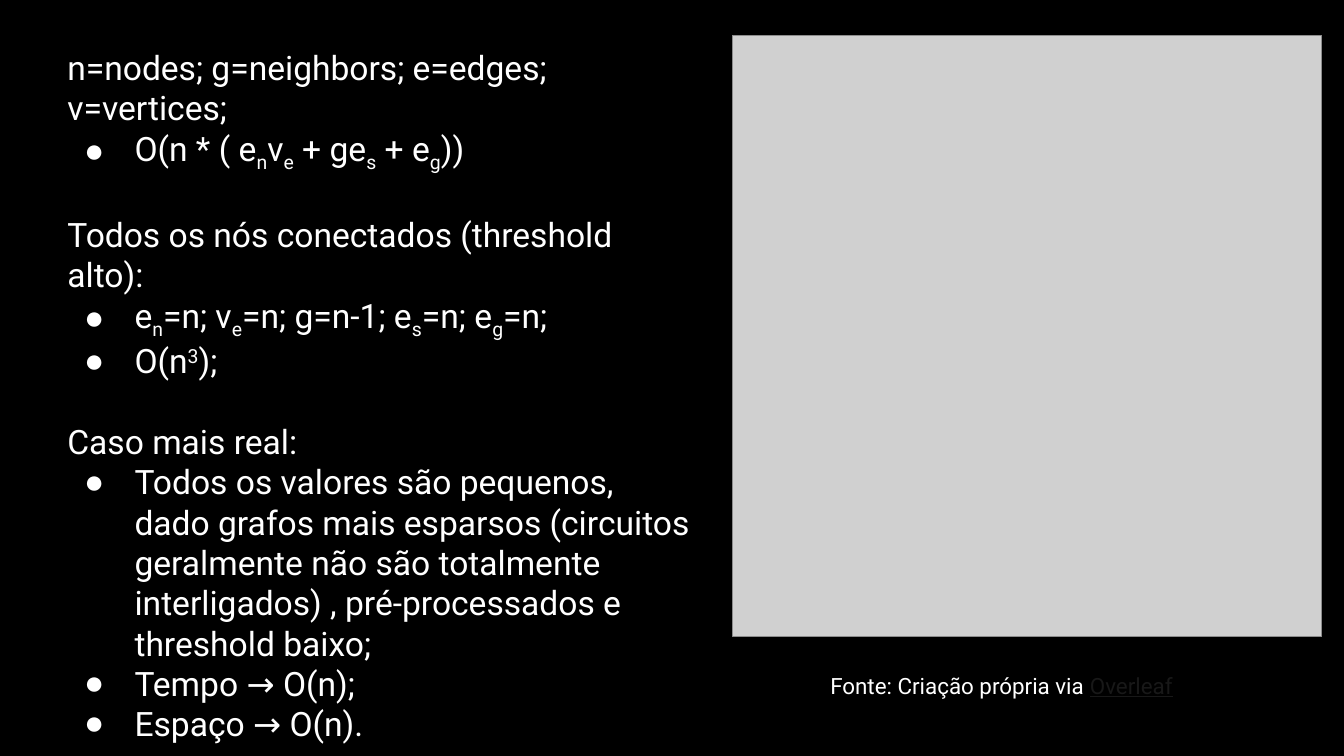
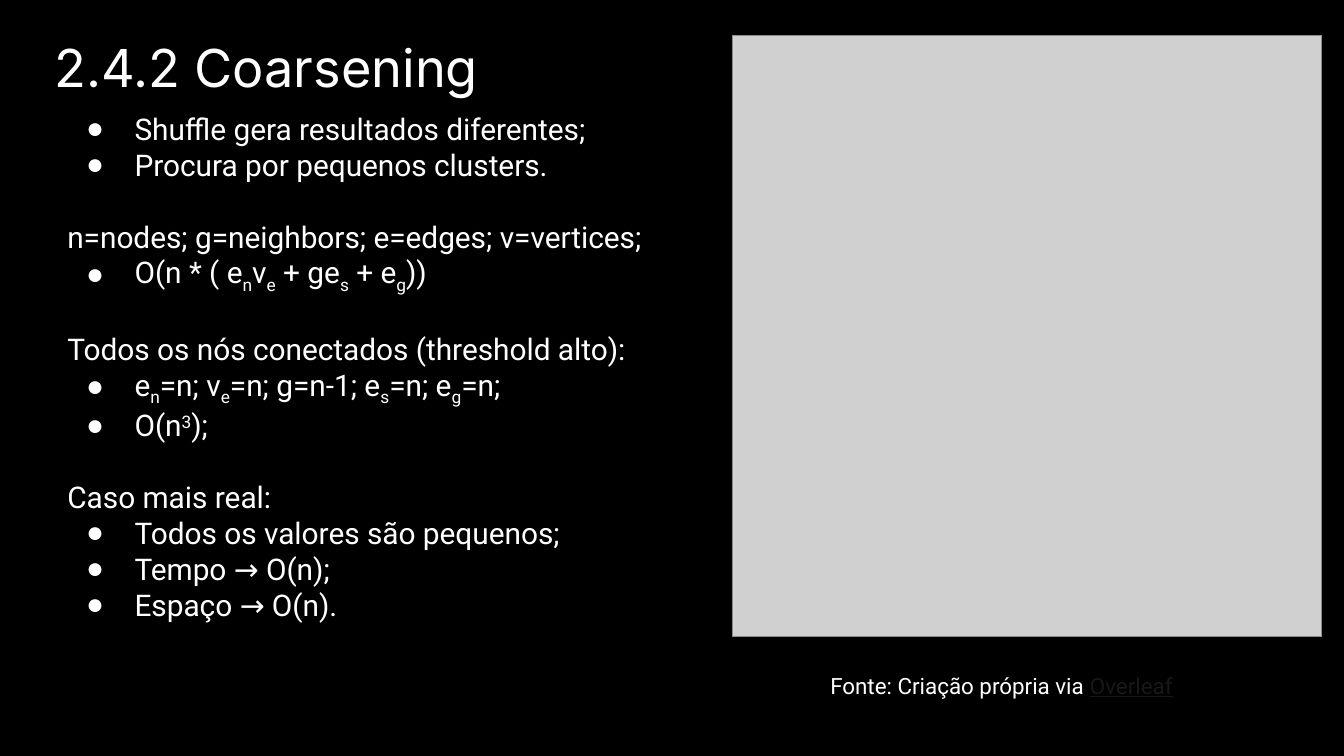
Before and after one commit to Dpbm/mestrado-aulas, a slide deck: slide 19 of algoritmos/projeto-seminario/Seminário.pptx (slide 33 before the commit). Drawn at 1344x756 pixels with LibreOffice and Linux fonts; fonts in the diff are those of the drawing; grey boxes stand for pictures. Boxes give left, top, right and bottom in pixels: in the first picture for what was removed or moved away, otherwise in the second. Text is boxed around its words. In the diff, an @@ line names an element or a change of style, - is before the commit and + after.

```diff
--- a/algoritmos/projeto-seminario/Seminário.pptx
+++ b/algoritmos/projeto-seminario/Seminário.pptx
@@ text added at bbox=[54, 47, 478, 98], 28 pt, text #FFFFFF @@
+2.4.2 Coarsening
@@ text "Shuffle gera resultados diferentes;": place and size @@
-text "Shuffle gera resultados diferentes;" at bbox=[67, 54, 690, 704]
+text "Shuffle gera resultados diferentes;" at bbox=[67, 117, 642, 623]
@@ text at bbox=[135, 117, 585, 182]: paragraphs added @@
+● Shuffle gera resultados diferentes;
+● Procura por pequenos clusters.
@@ text at bbox=[67, 225, 642, 623]: size 18 to 16 pt in "n=nodes; g=neighbors; e=edges; v=vertices;", "O(n * ( enve + ges + ...", "Todos os nós conectados (threshold alto):", "en=n; ve=n; g=n-1; es=n; eg=n;" and 4 more places; indent changed @@
@@ text at bbox=[135, 521, 560, 550]: text changed; size 18 to 16 pt @@
-● Todos os valores são pequenos, dado grafos mais esparsos (circuitos geralmente não são totalmente interligados) , pré-processados e threshold baixo;
+● Todos os valores são pequenos;
```
Also in this commit, not shown: 17 other slides changed, 1 slide added, 15 slides removed, 6 other files.
